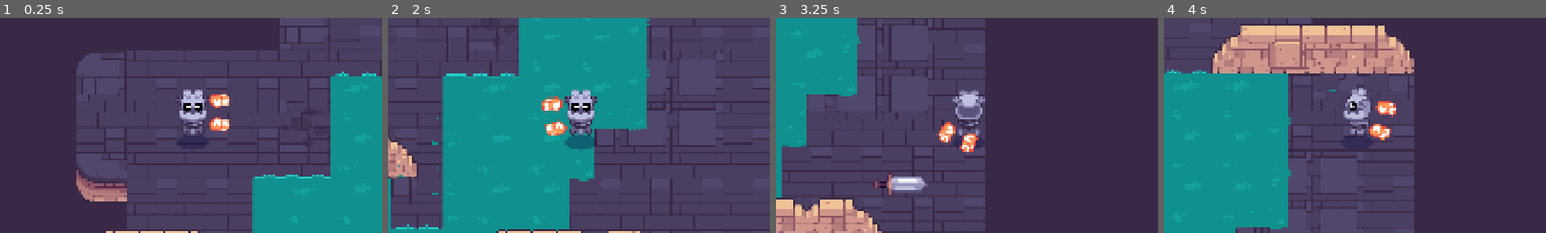
Above: before the commit, frames 1-4 (left to right).
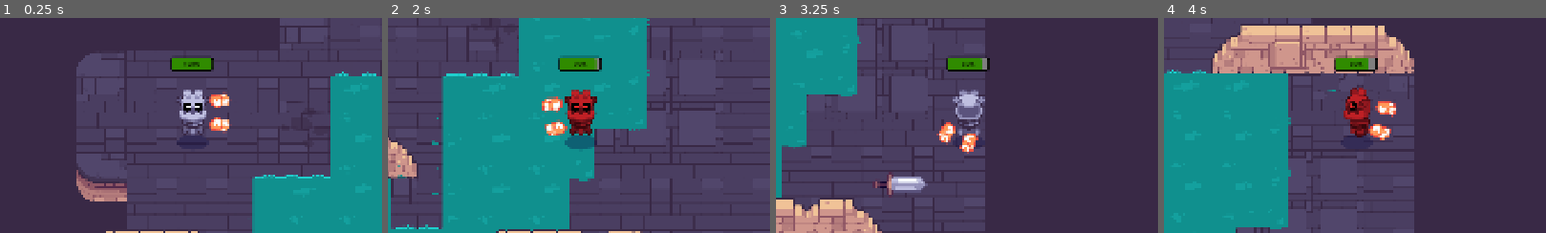
Above: after the commit, the same moments.

Repository: iFryTheReal/GDQuestTweenStick
Game: Godot game, scene res://test_room.tscn
The game is run twice, just before and just after one commit, with the same random seed, the same clock (stepped at 60 frames per second) and the same inputs. The project has no main scene, so this scene is started directly.
Inputs (mouse positions are % of the whole screen's width and height, from its top left):
- Up to frame 1 (0.25 s): no input
- Up to frame 2 (2 s): tap Enter at 0.5 s; move the mouse to (72, 45) at 0.52 s; hold D (move_right) 0.53-1.28 s; hold Space (shoot) 0.53-1.28 s; click (72, 45) at 0.67 s; move the mouse to (30, 55) at 1.27 s; hold S (move_down) from 1.28 s (still down); tap Z at 1.35 s
- Up to frame 3 (3.25 s): move the mouse to (60, 28) at 2.02 s; release S (move_down) at 2.03 s; hold D (move_right) 2.03-2.78 s; hold Space (shoot) 2.03-2.78 s; move the mouse to (45, 70) at 2.77 s; hold W (move_up) from 2.78 s (still down); tap Z at 2.85 s; click (45, 70) at 2.92 s
- Up to frame 4 (4 s): move the mouse to (80, 65) at 3.52 s; release W (move_up) at 3.53 s; hold A (move_left) from 3.53 s (still down); hold Space (shoot) from 3.53 s (still down)
The pictures show only the part of the screen within x 25-75%, y 28-78%; the shares and areas given below are measured in that part.

The runs differ from the first frame. In frame 1, 0.7% of the frame differs, in the area x 44-56%, y 18-25%; in frame 2, 2.1%, in the area x 44-56%, y 17-55%; in frame 3, 0.7%; in frame 4, 2.0%.

Commit message:
Add health bar color variation

Diff:
--- /dev/null
+++ b/common/health_bar.gd
@@ -0,0 +1,26 @@
+extends Control
+
+const HIGH_HEALTH: Color = Color(0.188, 0.545, 0.0)
+const MID_HEALTH: Color = Color(0.717, 0.464, 0.0, 1.0)
+const LOW_HEALTH: Color = Color(0.631, 0.0, 0.047, 1.0)
+
+@onready var _progress_bar: ProgressBar = %ProgressBar
+
+@export var max_health: int = 100 : set = set_max_health
+
+@onready var fill_style: StyleBoxFlat = _progress_bar.get_theme_stylebox("fill", "ProgressBar")
+
+func set_health(value: int) -> void:
+	_progress_bar.value = value
+	var health_percent: float = value / float(max_health)
+	if health_percent < 0.3:
+		fill_style.bg_color = LOW_HEALTH
+	elif health_percent < 0.7 and health_percent >= 0.3:
+		fill_style.bg_color = MID_HEALTH
+	else:
+		fill_style.bg_color = HIGH_HEALTH
+	_progress_bar.theme.set_stylebox("fill", "ProgressBar", fill_style)
+
+func set_max_health(value: int) -> void:
+	max_health = value
+	_progress_bar.max_value = max_health
--- a/common/health_bar.tscn
+++ b/common/health_bar.tscn
@@ -1,4 +1,6 @@
-[gd_scene load_steps=4 format=3 uid="uid://dbwrdmcao865h"]
+[gd_scene load_steps=5 format=3 uid="uid://dbwrdmcao865h"]
+
+[ext_resource type="Script" uid="uid://c64c6resoa6ag" path="res://common/health_bar.gd" id="1_7em8x"]
 
 [sub_resource type="StyleBoxFlat" id="StyleBoxFlat_m3v0t"]
 bg_color = Color(0.49747366, 0.49747372, 0.49747354, 1)
@@ -11,14 +13,17 @@
 corner_radius_top_right = 5
 corner_radius_bottom_right = 5
 corner_radius_bottom_left = 5
+expand_margin_left = 3.0
+expand_margin_top = 3.0
+expand_margin_right = 3.0
+expand_margin_bottom = 3.0
 
 [sub_resource type="StyleBoxFlat" id="StyleBoxFlat_7em8x"]
-bg_color = Color(0.18772054, 0.5432237, 0, 1)
-border_width_left = 3
-border_width_top = 3
-border_width_bottom = 3
+bg_color = Color(0.1882353, 0.54509807, 0, 1)
 border_color = Color(0, 0, 0, 1)
 corner_radius_top_left = 5
+corner_radius_top_right = 5
+corner_radius_bottom_right = 5
 corner_radius_bottom_left = 5
 
 [sub_resource type="Theme" id="Theme_5bycy"]
@@ -34,11 +39,13 @@
 anchor_bottom = 1.0
 grow_horizontal = 2
 grow_vertical = 2
+script = ExtResource("1_7em8x")
 
 [node name="ProgressBar" type="ProgressBar" parent="."]
+unique_name_in_owner = true
 layout_mode = 0
 offset_right = 100.0
 offset_bottom = 29.0
 theme = SubResource("Theme_5bycy")
 step = 1.0
-value = 55.0
+value = 50.0
--- a/player/player.gd
+++ b/player/player.gd
@@ -2,7 +2,9 @@
 extends CharacterBody2D
 
 @onready var _sprite_2d: Sprite2D = %Sprite2D
-@onready var collision_shape_2d: CollisionShape2D = $CollisionShape2D
+@onready var _collision_shape_2d: CollisionShape2D = $CollisionShape2D
+@onready var _health_bar: Control = %HealthBar
+@onready var timer: Timer = %Timer
 
 ## Maximum speed allowed for the player character
 @export var max_speed: float = 600.0
@@ -16,7 +18,11 @@
 var health: int = 0 : set = set_health
 
 func _ready() -> void:
+	_health_bar.max_health = max_health
 	health = max_health
+
+
+	timer.timeout.connect(take_damage.bind(1))
 
 func _physics_process(delta: float) -> void:
 	var direction: Vector2 = Input.get_vector("move_left", "move_right", "move_up", "move_down")
@@ -33,17 +39,18 @@
 
 func set_health(new_health: int) -> void:
 	health = clampi(new_health, 0, max_health)
+	_health_bar.set_health(health)
 	if health == 0:
 		die()
 
 func take_damage(damage: int) -> void:
 	health -= damage
 
-	modulate = Color.RED
+	_sprite_2d.modulate = Color.RED
 	var tween: Tween = create_tween()
-	tween.tween_property(self, "modulate", Color.WHITE, 0.1)
+	tween.tween_property(_sprite_2d, "modulate", Color.WHITE, 0.1)
 
 func die() -> void:
 	set_physics_process(false)
-	collision_shape_2d.set_deferred("disabled", true)
+	_collision_shape_2d.set_deferred("disabled", true)
 	queue_free()
--- a/player/player.tscn
+++ b/player/player.tscn
@@ -7,6 +7,7 @@
 [ext_resource type="Script" uid="uid://djmlb8fcjgvng" path="res://player/weapon_pivot.gd" id="5_boad6"]
 [ext_resource type="PackedScene" uid="uid://cmcxoh45b2757" path="res://weapons/weapon.tscn" id="5_g6k8r"]
 [ext_resource type="Texture2D" uid="uid://dekkcmj408pvt" path="res://player/hand_fire.png" id="6_boad6"]
+[ext_resource type="PackedScene" uid="uid://dbwrdmcao865h" path="res://common/health_bar.tscn" id="8_rgyib"]
 
 [sub_resource type="CircleShape2D" id="CircleShape2D_yw30f"]
 radius = 20.0
@@ -44,3 +45,14 @@
 [node name="LeftHand" type="Sprite2D" parent="WeaponPivot/WeaponAnchor/Weapon"]
 texture = ExtResource("6_boad6")
 offset = Vector2(0, 30)
+
+[node name="HealthBar" parent="." instance=ExtResource("8_rgyib")]
+unique_name_in_owner = true
+offset_left = -52.0
+offset_top = -137.0
+offset_right = -52.0
+offset_bottom = -137.0
+
+[node name="Timer" type="Timer" parent="."]
+unique_name_in_owner = true
+autostart = true
Not shown, added: common/health_bar.gd.uid
Not shown: 1 places in player/player.tscn that only renumber resources
